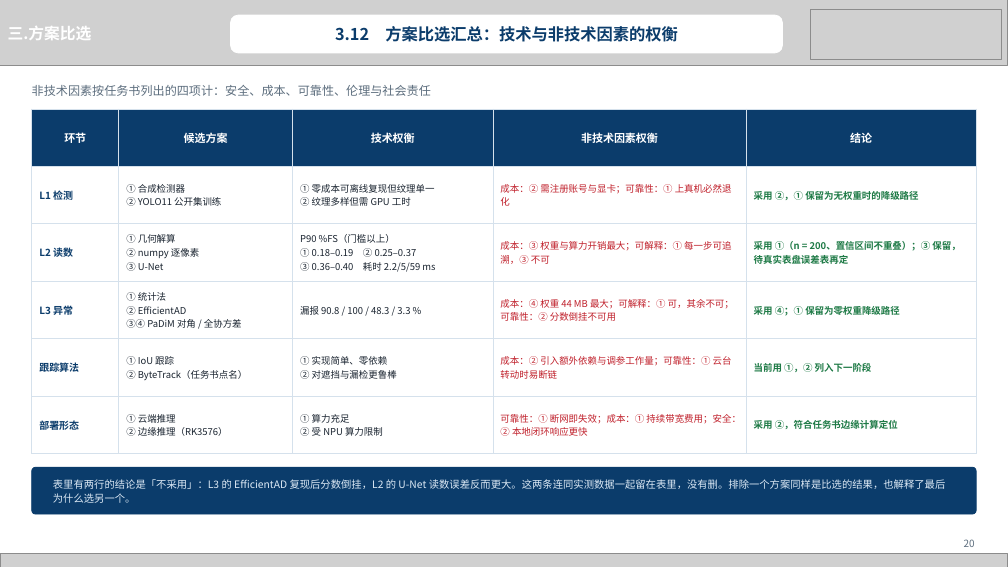
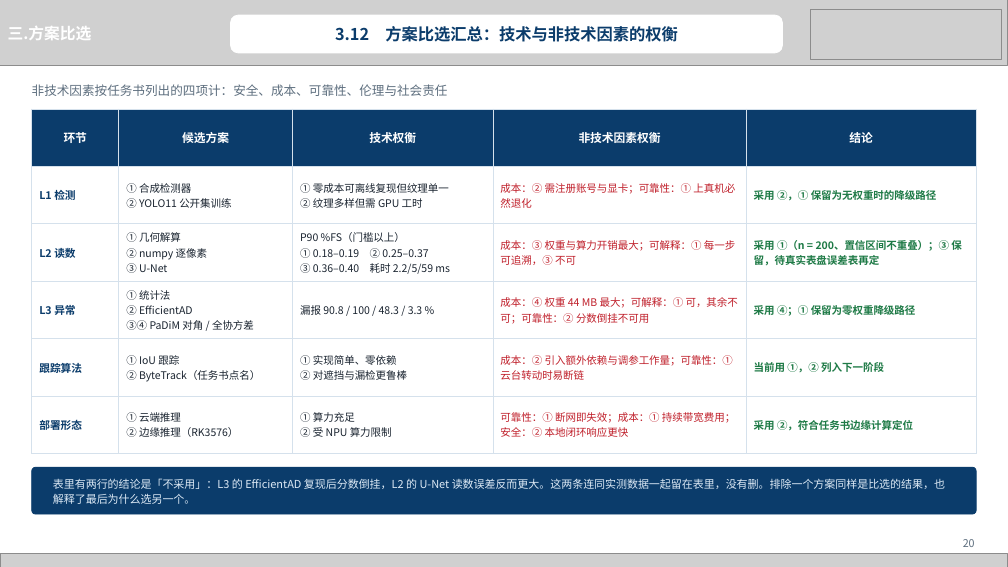
Before and after one commit to heizitalk666/2026summer, a slide deck: slide 20 of deliverables/中期答辩.pptx. Drawn at 1008x567 pixels with LibreOffice and Linux fonts; fonts in the diff are those of the drawing; grey boxes stand for pictures. Boxes give left, top, right and bottom in pixels: in the first picture for what was removed or moved away, otherwise in the second. Text is boxed around its words. In the diff, an @@ line names an element or a change of style, - is before the commit and + after.

```diff
--- a/deliverables/中期答辩.pptx
+++ b/deliverables/中期答辩.pptx
@@ text "非技术因素按任务书列出的四项计：安全、成本、可靠性、伦理与社会责任" at [32, 84, 448, 96]: size 11.5 to 12 pt @@
@@ table at [32, 109, 976, 441] @@
@@ size 10.5 to 11.2 pt in "环节", "候选方案", "技术权衡", "非技术因素权衡" and 1 more places @@
@@ size 9.5 to 10.2 pt in "L1 检测", "L2 读数", "L3 异常", "跟踪算法" and 1 more places @@
@@ size 9 to 10 pt @@
@@ text "表里有两行的结论是「不采用」：L3 的 EfficientAD 复现后分数倒挂，L2 的 ..." at [53, 478, 945, 504]: size 9.8 to 10.5 pt; line spacing 13pt to 14.5pt @@
```
Also in this commit, not shown: 27 other slides changed, 4 other files.
